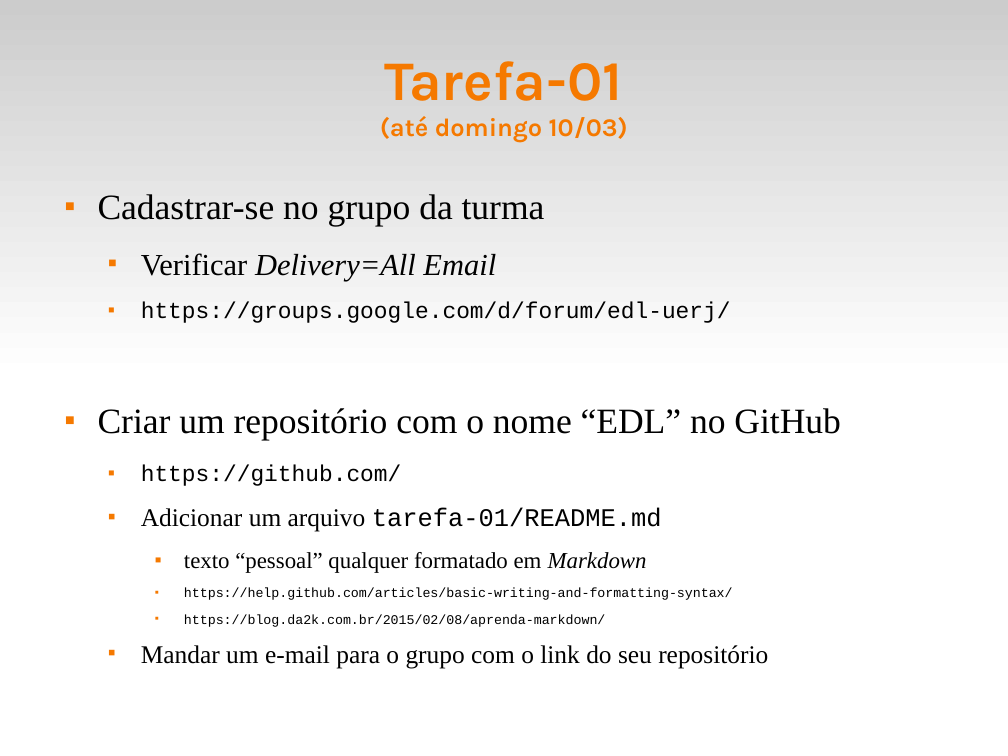
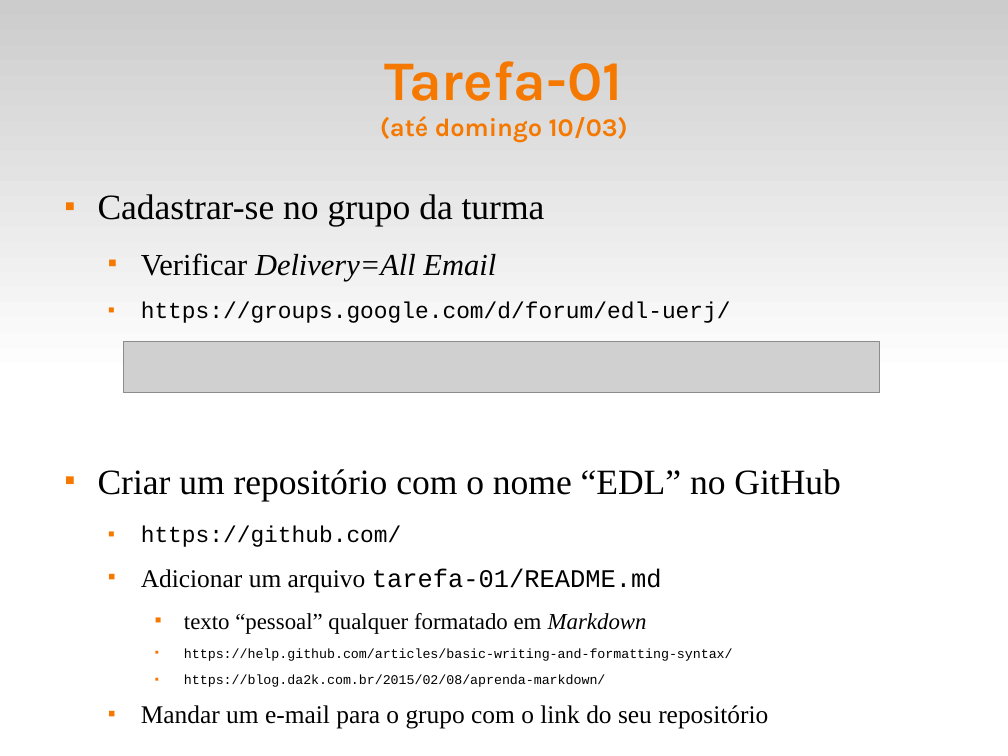
Before and after one commit to fsantanna-uerj/EDL, a slide deck: slide 9 of slides/edl-00.odp. Drawn at 1008x756 pixels with LibreOffice and Linux fonts; fonts in the diff are those of the drawing; grey boxes stand for pictures. Boxes give left, top, right and bottom in pixels: in the first picture for what was removed or moved away, otherwise in the second. Text is boxed around its words. In the diff, an @@ line names an element or a change of style, - is before the commit and + after.

```diff
--- a/slides/edl-00.odp
+++ b/slides/edl-00.odp
@@ text "Cadastrar-se no grupo da turma" rewrapped from (98, 194, 841, 668) to (98, 194, 841, 729) @@
@@ picture added at (123, 341, 880, 392) @@
```
Also in this commit, not shown: 1 other file.
